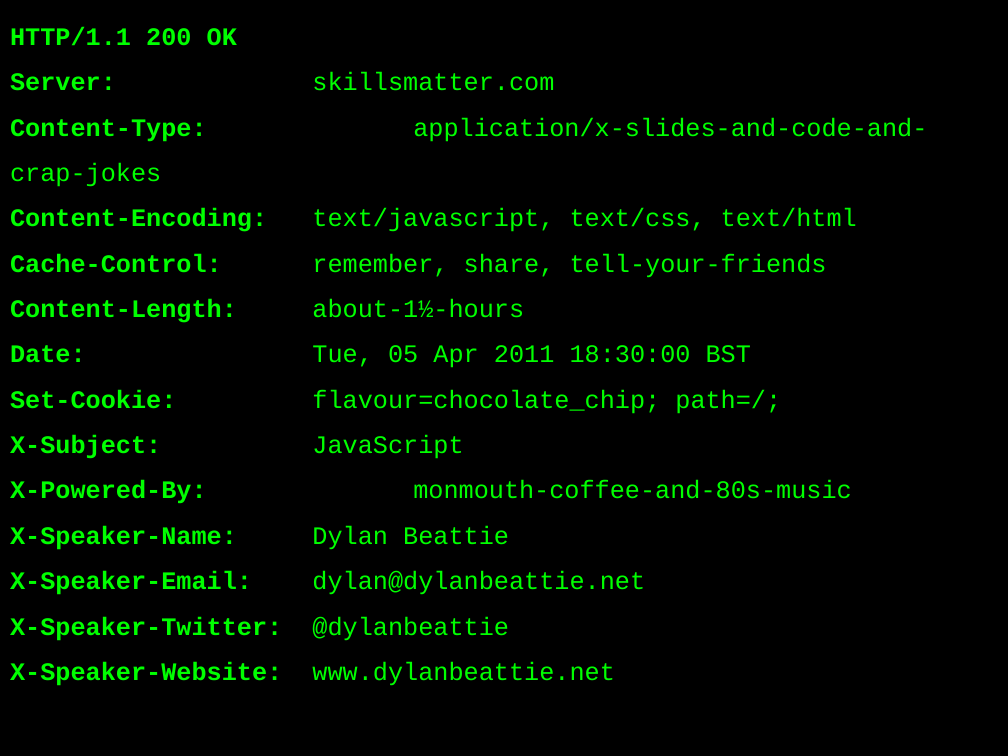
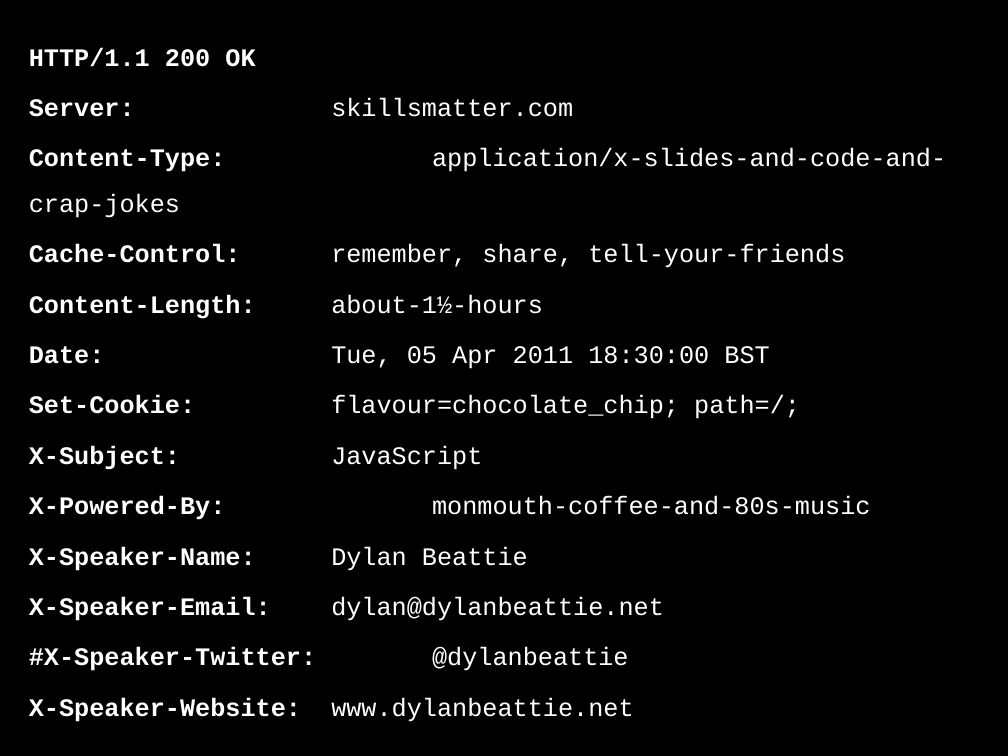
Before and after one commit to dylanbeattie/SoKnowJS, a slide deck: slide 1 of Slides/So You Think You Know Javascript.pptx. Drawn at 1008x756 pixels with LibreOffice and Linux fonts; fonts in the diff are those of the drawing. Boxes give left, top, right and bottom in pixels: in the first picture for what was removed or moved away, otherwise in the second. Text is boxed around its words. In the diff, an @@ line names an element or a change of style, - is before the commit and + after.

Commit message:
About to try applying color to slides...

```diff
--- a/Slides/So You Think You Know Javascript.pptx
+++ b/Slides/So You Think You Know Javascript.pptx
@@ text at [29, 47, 946, 722]: text changed; text colour #00FF00 to #FFFFFF @@
-HTTP/1.1 200 OK
-Server: skillsmatter.com
-Content-Type: application/x-slides-and-code-and-crap-jokes
-Content-Encoding: text/javascript, text/css, text/html
-Cache-Control: remember, share, tell-your-friends
-Content-Length: about-1½-hours
-Date: Tue, 05 Apr 2011 18:30:00 BST
-Set-Cookie: flavour=chocolate_chip; path=/;
-X-Subject: JavaScript
-X-Powered-By: monmouth-coffee-and-80s-music
-X-Speaker-Name: Dylan Beattie
-X-Speaker-Email: dylan@dylanbeattie.net
-X-Speaker-Twitter: @dylanbeattie
-X-Speaker-Website: www.dylanbeattie.net
+HTTP/1.1 200 OK
+Server: skillsmatter.com
+Content-Type: application/x-slides-and-code-and-crap-jokes
+Cache-Control: remember, share, tell-your-friends
+Content-Length: about-1½-hours
+Date: Tue, 05 Apr 2011 18:30:00 BST
+Set-Cookie: flavour=chocolate_chip; path=/;
+X-Subject: JavaScript
+X-Powered-By: monmouth-coffee-and-80s-music
+X-Speaker-Name: Dylan Beattie
+X-Speaker-Email: dylan@dylanbeattie.net
+#X-Speaker-Twitter: @dylanbeattie
+X-Speaker-Website: www.dylanbeattie.net
```
Also in this commit, not shown: 2 other slides changed, 5 slides added, 5 slides removed.
